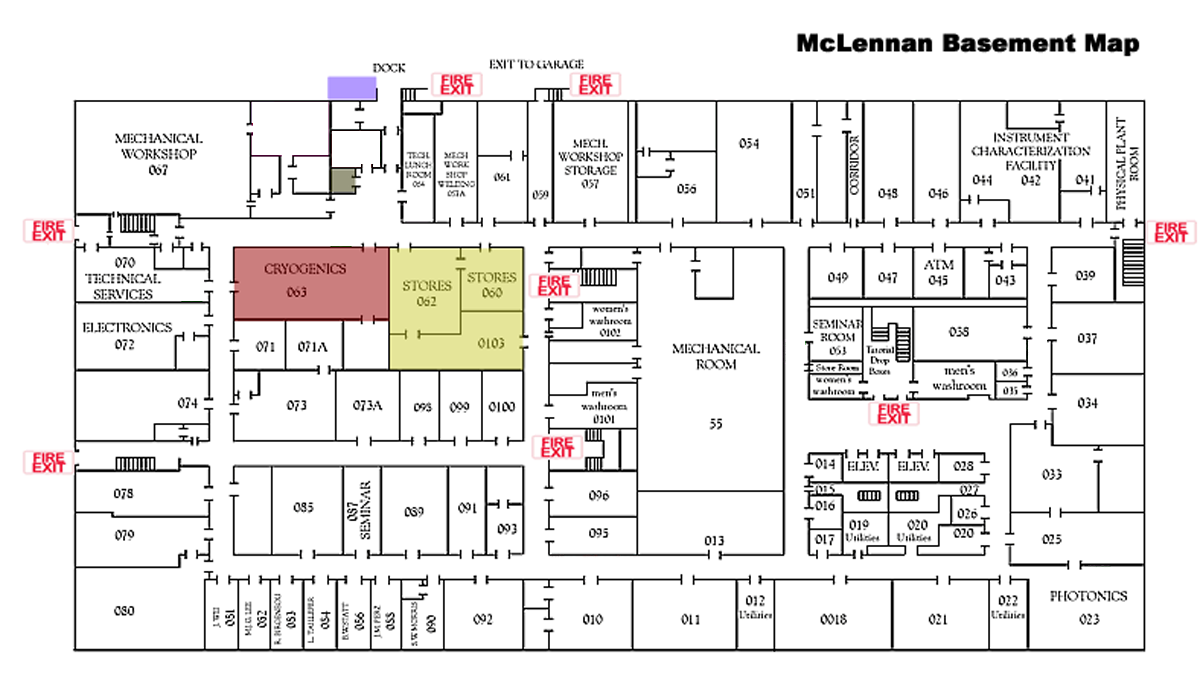
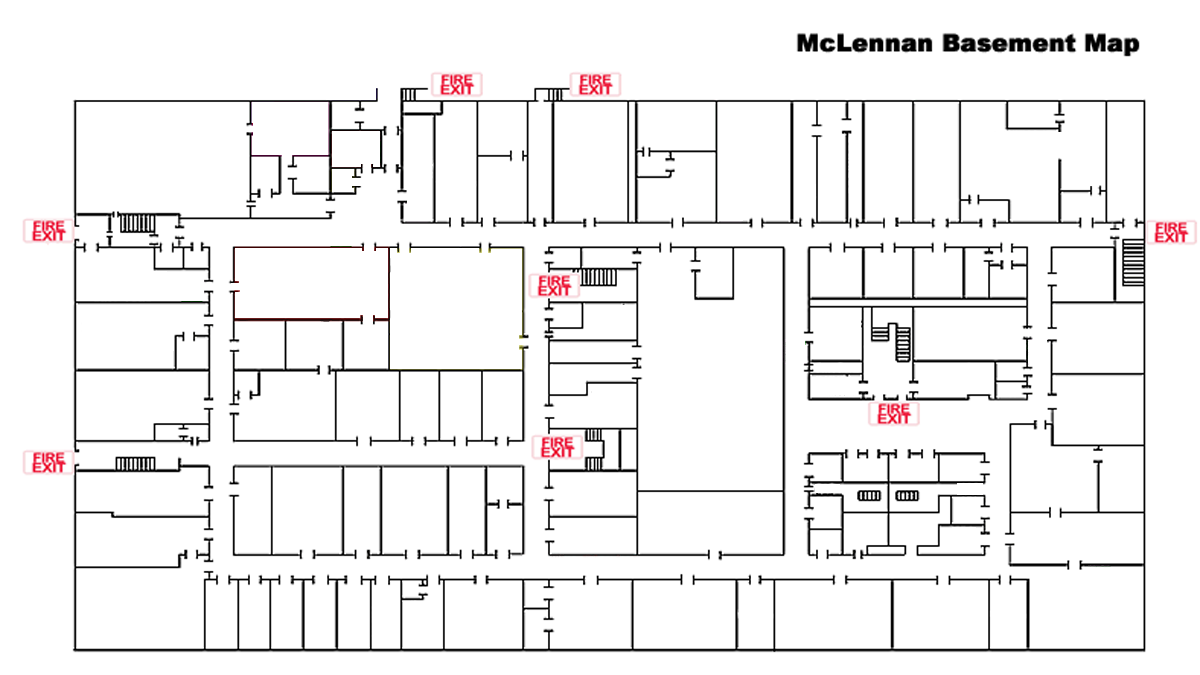
The second 1200x675 image is a revision of the first. Changes to its layers:
painted on "Layer 1" over [82, 58, 1140, 647]
